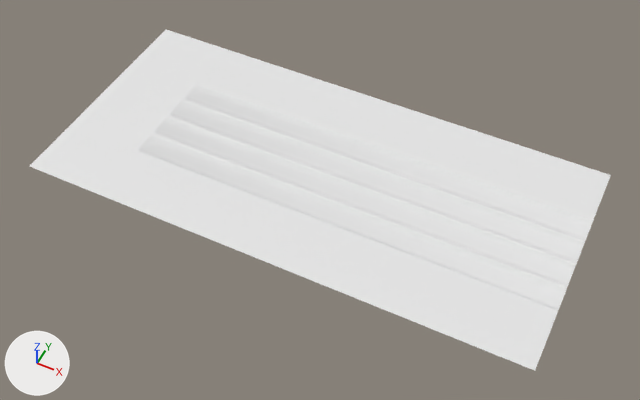
The FBX model Assets/Source/Content/Meshes/BackPlane.fbx: old version first, new version second.
One viewpoint serves both versions: a 50 mm lens placed at (2.12, -5.02, 5.92), pointed at (-0.31, -0.17, -0.15). Lighting does not change. The marker at lower left points along +X, +Y and +Z.

Objects in the first picture: 'BackPlane'.
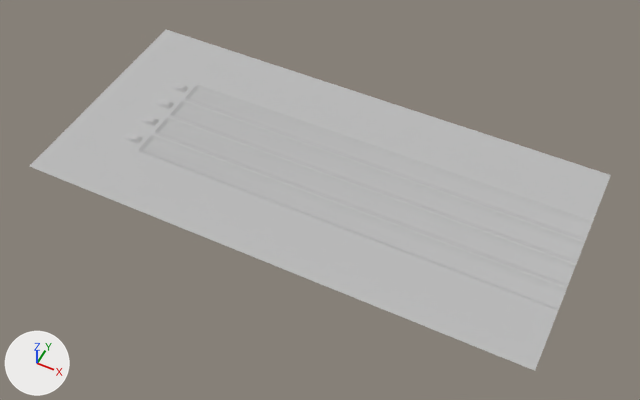
Edits to the bpy script that builds the scene:
```text
Add mat_back:
    mat_back = principled_material('Back')
    mat_back.base_color = (0.5, 0.5, 0.5)  # grey #bcbcbc
    mat_back.roughness = 1.0
Change me_mesh:
    used by ob_backplane; location = (0.0, 0.0, 0.0)
    remove me_mesh.from_pydata(...)  # 328 vertices, 272 faces; spans x -2.81..2.0, y -1.14..1.14, z 0.0..0.03
    add me_mesh.from_pydata(...)  # 839 vertices, 786 faces; spans x -2.81..2.0, y -1.14..1.14, z 0.0..0.06
    me_mesh part 1: 511 vertices added at x -2.28..-2.0, y -1.14..1.14, z 0.01..0.06
    me_mesh part 2: 153 faces spanning x -2.06..2.0, y -1.14..1.14, z 0.0..0.03 switch from no material to mat_back (grey #bcbcbc)
```

What differs and where, as boxes [x1, y1, x2, y2] in the pictures (640 x 400 px):
part 1 of me_mesh, added
    after: [30, 29, 231, 196]
part 2 of me_mesh, recoloured (white to grey)
    both: [102, 51, 611, 371]
